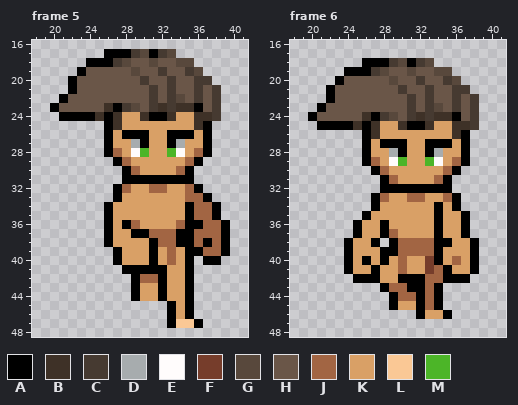
Pixel-art file -- Pixel Crawler - Free Pack/Entities/Characters/Body_A/Animations/Run_Base/Run_Down.aseprite. That is the earlier state.
64x64 pixels, 6 frames. Shown: frame 5: x 18..41, y 16..48; frame 6: x 18..41, y 16..48. The commit also changed other frames, which this record leaves out.
Palette (. is transparent): A #000000  B #3e3127  C #463a31  D #a7acae  E #fffcfc  F #763d2b  G #58483c  H #6a5648  J #a26543  K #d9a066  L #fac895  M #4cb528
The same view after the edit:
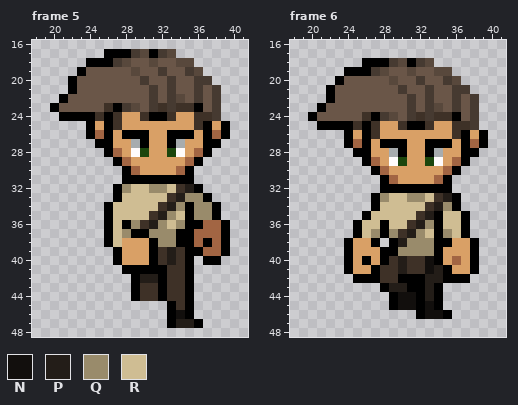
Colours new in this view: N #120f0d  P #231d18  Q #998b6b  R #cfbd93
Diff:
layer "shoes/simple_shoes" added
layer "Pants/simple_pants" added
layer "Shirts/simple_shirt" added
layer "Ears" added
Colour M changes from #4cb528 to #1b460d.
Frame 5:
There is now colour A in rows 25 to 26 at x 24 and 39; in row 27 at x 25 and 38.
The edit turns colour K into colour B in row 32 at x 34; in row 33 at x 33; in row 34 at x 32; in row 35 at x 31; in row 36 at x 30; in rows 39 to 40 at x 32 and 34.
The edit turns colour K into colour B in rows 41 to 42 at x 33 to 34; in rows 43 to 44 at x 30 to 31 and 33 to 34; in row 45 at x 34.
There is now colour J in row 26 at x 25 and 38.
There is now colour K in row 25 at x 25 and 38.
The edit turns colour K into colour N in row 46 at x 34.
The edit turns colour J into colour P in row 32 at x 35; in rows 39 to 40 at x 33; in row 42 at x 30 to 31.
The edit turns colour K into colour P in row 33 at x 34; in row 34 at x 33; in row 35 at x 32; in row 36 at x 31.
The edit turns colour L into colour P in row 47 at x 34 to 35.
The edit turns colour J into colour Q in row 32 at x 28 and 31 to 32; in row 33 at x 35 to 36; in rows 34 to 35 at x 36 to 37; in row 36 at x 29 and 34; in row 37 at x 31 to 33; in row 38 at x 32 to 33.
The edit turns colour K into colour Q in row 34 at x 34; in row 35 at x 33; in row 36 at x 32; in row 37 at x 28.
The edit turns colour K into colour R in row 32 at x 29 to 30 and 33; in row 33 at x 28 to 32; in row 34 at x 27 to 31; in row 35 at x 27 to 30 and 34; in row 36 at x 27 and 33; in rows 37 to 38 at x 27.
Frame 6:
There is now colour A in rows 26 to 27 at x 24 and 39; in row 28 at x 25 and 38.
The edit turns colour K into colour B in row 33 at x 34; in row 34 at x 33; in row 35 at x 32; in row 36 at x 31; in row 37 at x 30; in row 40 at x 29 and 31 to 32.
The edit turns colour K into colour B in row 41 at x 28 to 29 and 31 to 32; in row 42 at x 28 to 29.
There is now colour J in row 27 at x 25 and 38.
There is now colour K in row 26 at x 25 and 38.
The edit turns colour F into colour N in rows 40 to 41 at x 33.
The edit turns colour J into colour N in row 44 at x 30 to 31; in row 45 at x 33.
The edit turns colour K into colour N in row 45 at x 30 to 31; in row 46 at x 33 to 34.
The edit turns colour A into colour P in row 34 at x 34.
The edit turns colour J into colour P in row 33 at x 35; in row 38 at x 30; in row 40 at x 30; in row 41 at x 30 and 34; in row 42 at x 33 to 34; in row 43 at x 29 to 30 and 33.
The edit turns colour J into colour P in row 44 at x 33.
The edit turns colour K into colour P in row 35 at x 33; in row 36 at x 32; in row 37 at x 31.
The edit turns colour J into colour Q in row 33 at x 28 and 31 to 32; in row 37 at x 29; in row 38 at x 31 to 33; in row 39 at x 30 to 33.
The edit turns colour K into colour Q in row 34 at x 35; in row 36 at x 33; in row 37 at x 27, 32 and 35.
The edit turns colour K into colour R in row 33 at x 29 to 30 and 33; in row 34 at x 28 to 32; in row 35 at x 27 to 31 and 35 to 36; in row 36 at x 26 to 27, 29 to 30 and 35 to 36; in row 37 at x 26, 33 and 36.
Changed places in both pictures, as pixel boxes (x1, y1, x2, y2):
added: (86, 121, 104, 148)
changed: (113, 121, 230, 328)
changed: (344, 130, 488, 319)
